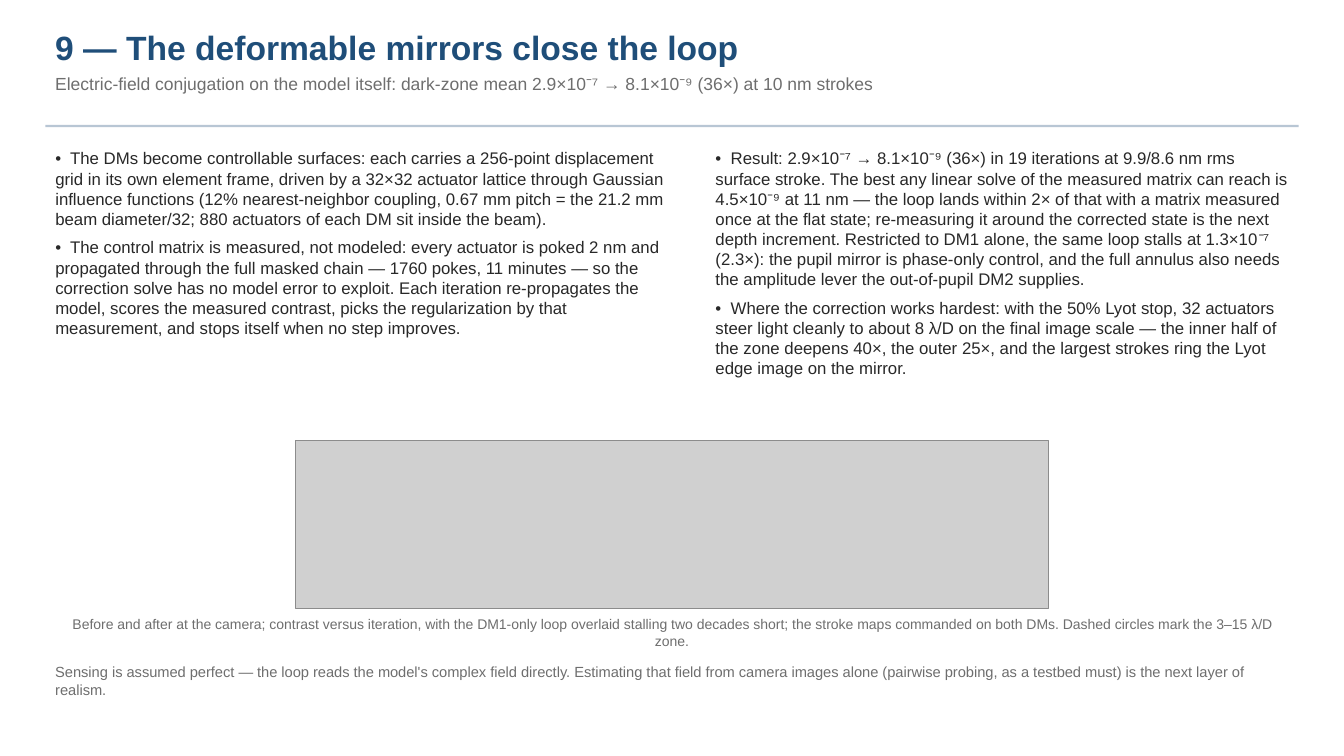
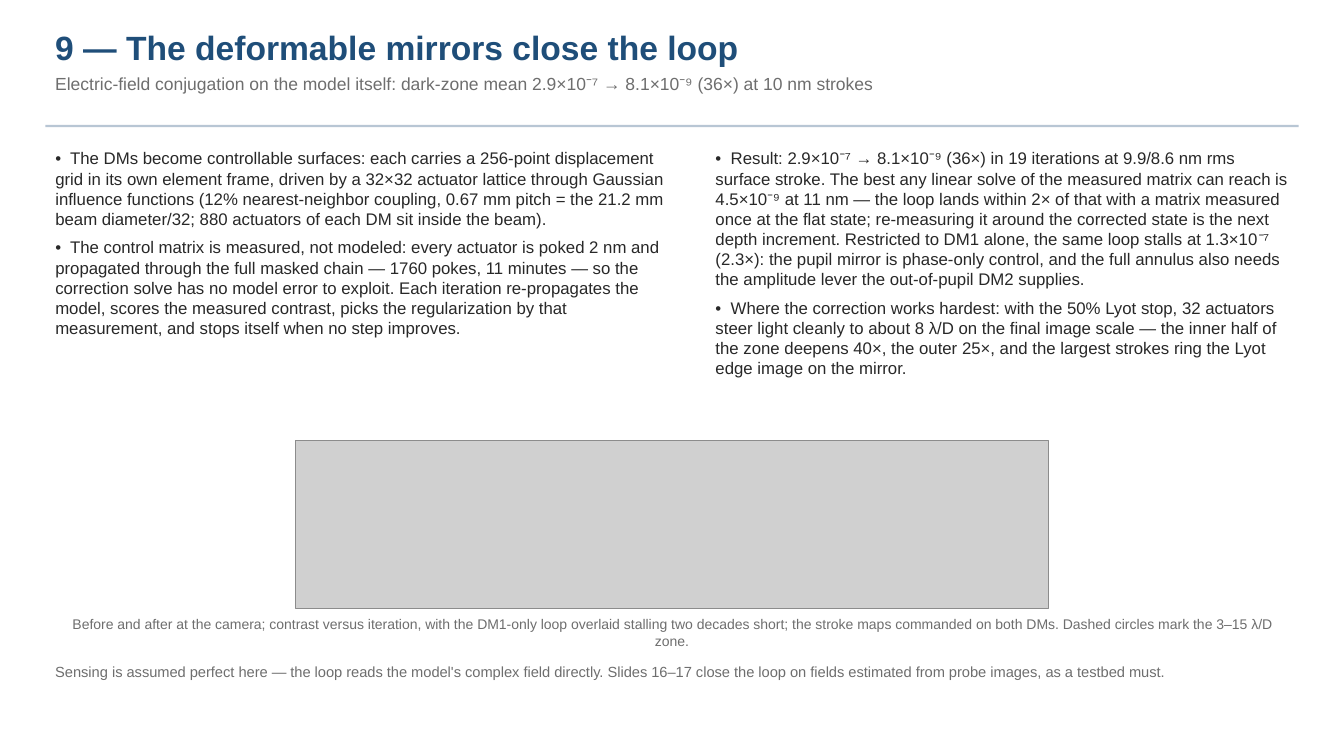
Before and after one commit to nasa-jpl/MACOS_resources, a slide deck: slide 10 of mmacos/templates/30_instruments/bench_ctb/deck_ctb.pptx. Drawn at 1344x756 pixels with LibreOffice and Linux fonts; fonts in the diff are those of the drawing; grey boxes stand for pictures. Boxes give left, top, right and bottom in pixels: in the first picture for what was removed or moved away, otherwise in the second. Text is boxed around its words. In the diff, an @@ line names an element or a change of style, - is before the commit and + after.

```diff
--- a/mmacos/templates/30_instruments/bench_ctb/deck_ctb.pptx
+++ b/mmacos/templates/30_instruments/bench_ctb/deck_ctb.pptx
@@ text at box(55, 666, 1165, 680): text changed @@
-Sensing is assumed perfect — the loop reads the model's complex field directly. Estimating that field from camera images alone (pairwise probing, as a testbed must) is the next layer of realism.
+Sensing is assumed perfect here — the loop reads the model's complex field directly. Slides 16–17 close the loop on fields estimated from probe images, as a testbed must.
```
Also in this commit, not shown: 4 other slides changed, 2 slides added, 4 other files.
